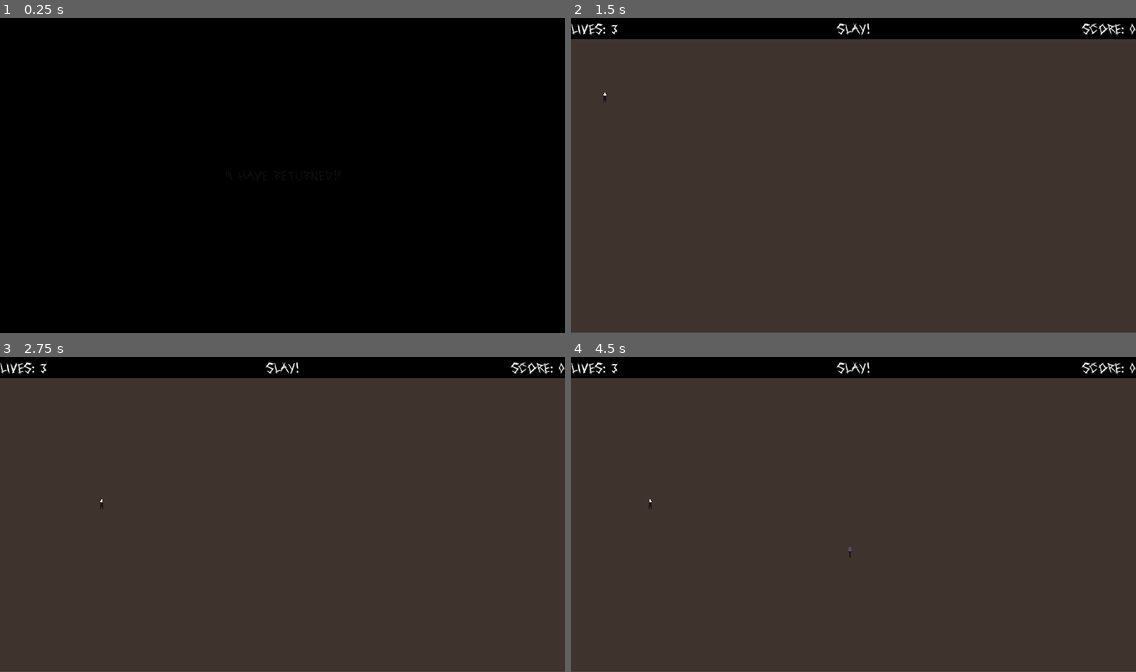
Above: before the commit, frames 1-4 (two rows, left to right).
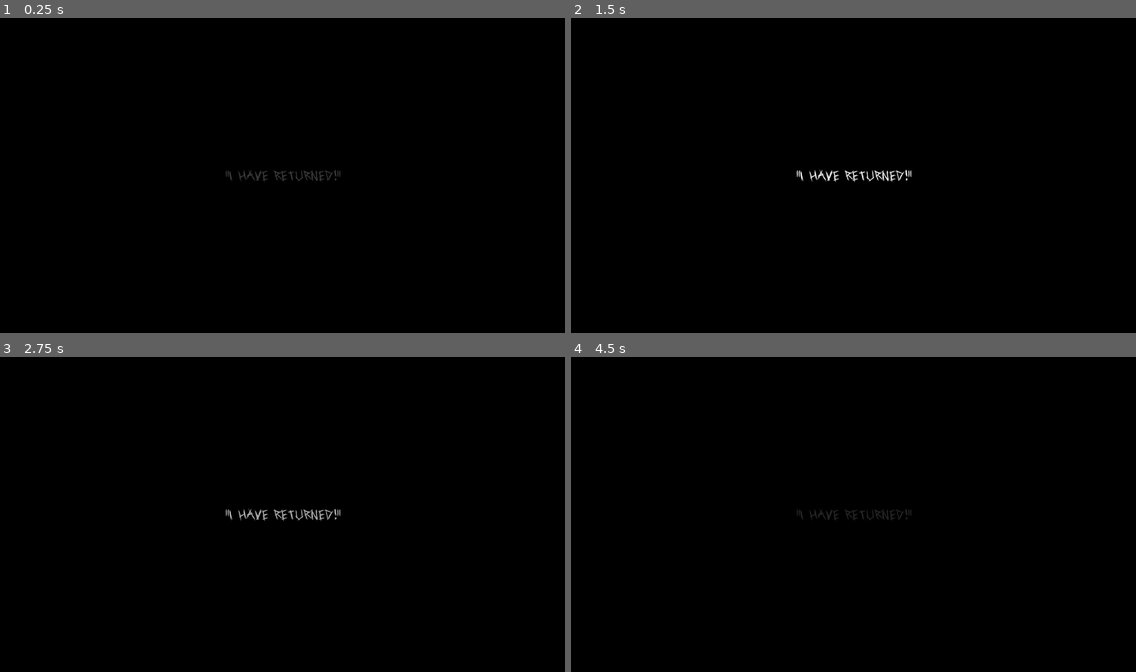
Above: after the commit, the same moments.

Repository: Academia-Team/Academia-Fall-of-the-Citadel
Game: Godot game, scene res://scene/intro.tscn
Same seed, same stepped clock (60 frames per second), same inputs: the game is played once before the commit and once after it.
Inputs (mouse positions are in pixels of both pictures, inside the frame that each line leads up to):
- Up to frame 1 (0.25 s): no input
- Up to frame 2 (1.5 s): tap Enter at 0.5 s; move the mouse to (977, 159) at 0.52 s; hold N (move_down_right) 0.53-1.28 s; tap Space (action) at 0.6, 1.25 s; click (977, 159) at 0.67 s; move the mouse to (740, 191) at 1.27 s; hold Down (move_down) from 1.28 s (still down); tap Ctrl (stay) at 1.35 s
- Up to frame 3 (2.75 s): tap Enter at 2 s; move the mouse to (339, 445) at 2.02 s; release Down (move_down) at 2.03 s; hold N (move_down_right) from 2.03 s (still down); tap Space (action) at 2.1 s
- Up to frame 4 (4.5 s): move the mouse to (825, 577) at 2.77 s; release N (move_down_right) at 2.78 s; hold Up (move_up) 2.78-3.53 s; tap Ctrl (stay) at 2.85, 4.35 s; click (825, 577) at 2.92 s; move the mouse to (1023, 561) at 3.52 s; hold B (move_down_left) from 3.53 s (still down); tap Space (action) at 3.6 s; move the mouse to (684, 467) at 4.27 s

The runs differ from the first frame. In frame 1, 0.2% of the frame differs, in the area x 40-61%, y 48-52%; in frame 2, 94%; in frame 3, 94%; in frame 4, 94%, in the area x 0-100%, y 1-100%.

Commit message:
Have Intro scene use an AnimationPlayer
Simplifies the code quite a bit.

Diff:
--- a/scene/intro.gd
+++ b/scene/intro.gd
@@ -2,15 +2,8 @@
 
 const menu_scene = preload("res://scene/menu.tscn")
 
-var shouldFadeLabelOut
-var fontRGBVal
-var fontColor
-
 func _ready():
-	shouldFadeLabelOut = false
-	fontRGBVal = 0
-	fontColor = Color8(fontRGBVal, fontRGBVal, fontRGBVal)
-	$Label.add_color_override("font_color", getDesiredColor())
+	$AnimationPlayer.play("Fade In")
 
 # Allow for skipping the animation.
 func _unhandled_input(event):
@@ -19,32 +12,10 @@
 		event is InputEventJoypadButton or \
 		event is InputEventJoypadMotion or \
 		event is InputEventMouseButton:
-		$fadetimer.emit_signal("timeout")
+		$AnimationPlayer.emit_signal("animation_finished")
 
-func _process(_delta):
-	if not shouldFadeLabelOut:
-		fadeLabelIn()
-	else:
-		fadeLabelOut()
+func _on_AnimationPlayer_animation_finished(anim_name):
+	var status = get_tree().change_scene_to(menu_scene)
 
-func getDesiredColor():
-	return Color8(fontRGBVal, fontRGBVal, fontRGBVal)
-
-func fadeLabelIn():
-	if fontRGBVal <= 0xFF:
-		fontRGBVal = fontRGBVal + 1
-		$Label.add_color_override("font_color", getDesiredColor())
-
-func fadeLabelOut():
-	if fontRGBVal >= 0:
-		fontRGBVal = fontRGBVal - 1
-		$Label.add_color_override("font_color", getDesiredColor())
-
-func _on_fadetimer_timeout():
-	if not shouldFadeLabelOut:
-		shouldFadeLabelOut = true
-	else:
-		var status = get_tree().change_scene_to(menu_scene)
-
-		if status != OK:
+	if status != OK:
 			printerr("Failed to switch to menu.")
--- a/scene/intro.tscn
+++ b/scene/intro.tscn
@@ -1,7 +1,38 @@
-[gd_scene load_steps=3 format=2]
+[gd_scene load_steps=5 format=2]
 
 [ext_resource path="res://scene/intro.gd" type="Script" id=1]
 [ext_resource path="res://asset/Gathering Darkness.mp3" type="AudioStream" id=2]
+
+[sub_resource type="Animation" id=1]
+resource_name = "Fade In"
+length = 5.0
+tracks/0/type = "value"
+tracks/0/path = NodePath("Label:custom_colors/font_color")
+tracks/0/interp = 1
+tracks/0/loop_wrap = true
+tracks/0/imported = false
+tracks/0/enabled = true
+tracks/0/keys = {
+"times": PoolRealArray( 0, 1, 2, 5 ),
+"transitions": PoolRealArray( 1, 1, 1, 1 ),
+"update": 0,
+"values": [ Color( 1, 1, 1, 0 ), Color( 1, 1, 1, 1 ), Color( 1, 1, 1, 1 ), Color( 1, 1, 1, 0 ) ]
+}
+
+[sub_resource type="Animation" id=2]
+length = 0.001
+tracks/0/type = "value"
+tracks/0/path = NodePath("Label:custom_colors/font_color")
+tracks/0/interp = 1
+tracks/0/loop_wrap = true
+tracks/0/imported = false
+tracks/0/enabled = true
+tracks/0/keys = {
+"times": PoolRealArray( 0 ),
+"transitions": PoolRealArray( 1 ),
+"update": 0,
+"values": [ Color( 1, 1, 1, 0 ) ]
+}
 
 [node name="intro" type="ColorRect"]
 margin_right = 800.0
@@ -21,16 +52,17 @@
 margin_bottom = 7.0
 grow_horizontal = 2
 mouse_filter = 1
+custom_colors/font_color = Color( 1, 1, 1, 0 )
 text = "\"I have returned!\""
 align = 1
 valign = 1
 
-[node name="fadetimer" type="Timer" parent="."]
-wait_time = 4.0
-autostart = true
+[node name="AnimationPlayer" type="AnimationPlayer" parent="."]
+"anims/Fade In" = SubResource( 1 )
+anims/RESET = SubResource( 2 )
 
 [node name="sound" type="AudioStreamPlayer" parent="."]
 stream = ExtResource( 2 )
 autoplay = true
 
-[connection signal="timeout" from="fadetimer" to="." method="_on_fadetimer_timeout"]
+[connection signal="animation_finished" from="AnimationPlayer" to="." method="_on_AnimationPlayer_animation_finished"]
